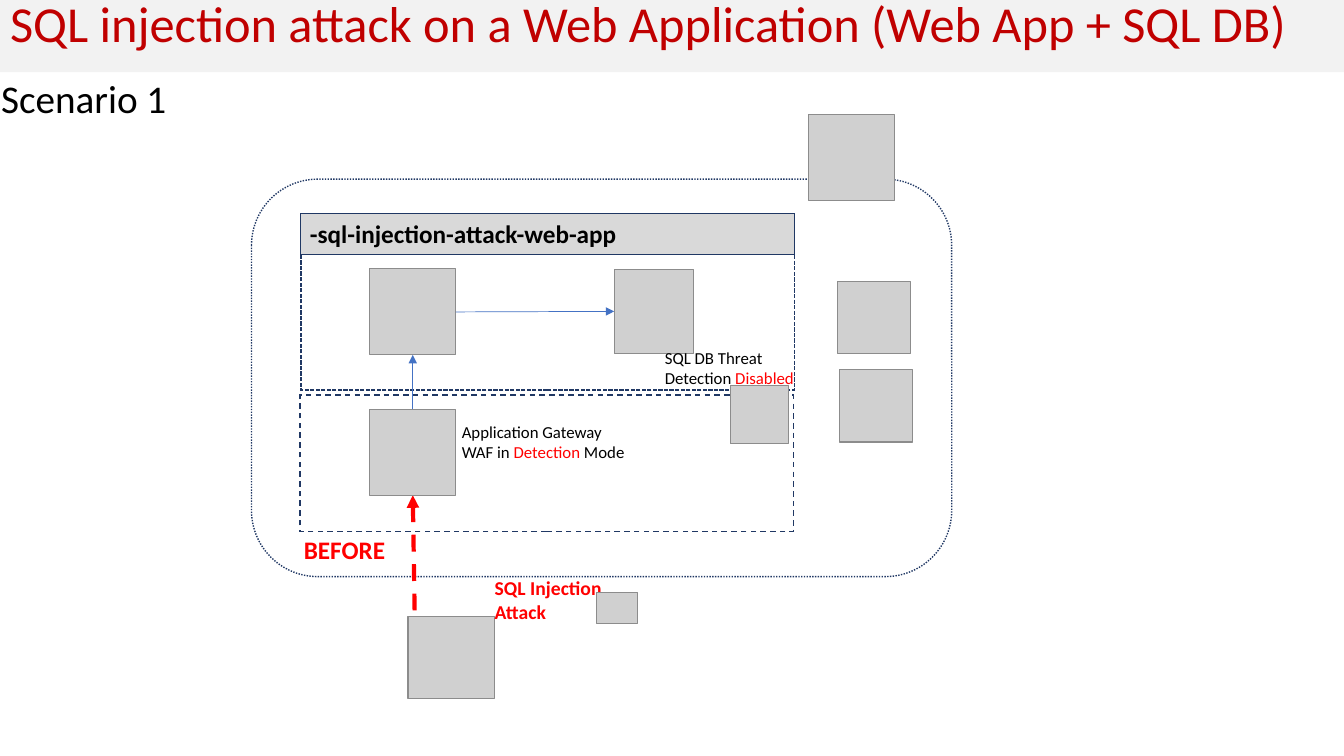
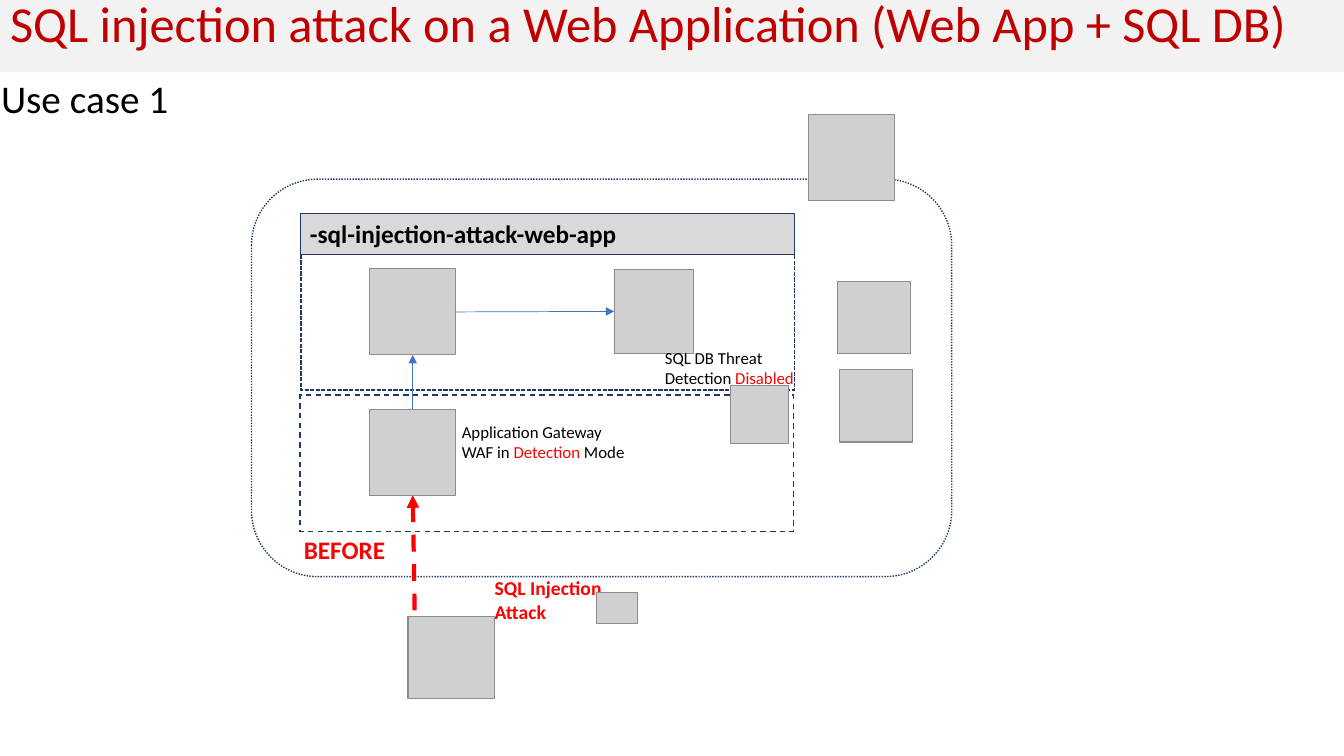
Before and after one commit to Cloudneeti/azure-security-scenarios, a slide deck: slide 10 of scenarios/Azure Security - Proof of concepts.pptx. Drawn at 1344x756 pixels with LibreOffice and Linux fonts; fonts in the diff are those of the drawing; grey boxes stand for pictures. Boxes give left, top, right and bottom in pixels: in the first picture for what was removed or moved away, otherwise in the second. Text is boxed around its words. In the diff, an @@ line names an element or a change of style, - is before the commit and + after.

```diff
--- a/scenarios/Azure Security - Proof of concepts.pptx
+++ b/scenarios/Azure Security - Proof of concepts.pptx
@@ text at [1,87,168,114]: text changed @@
-Scenario 1
+Use case 1
```
Also in this commit, not shown: 4 other slides changed, 2 slides added, 37 other files.
